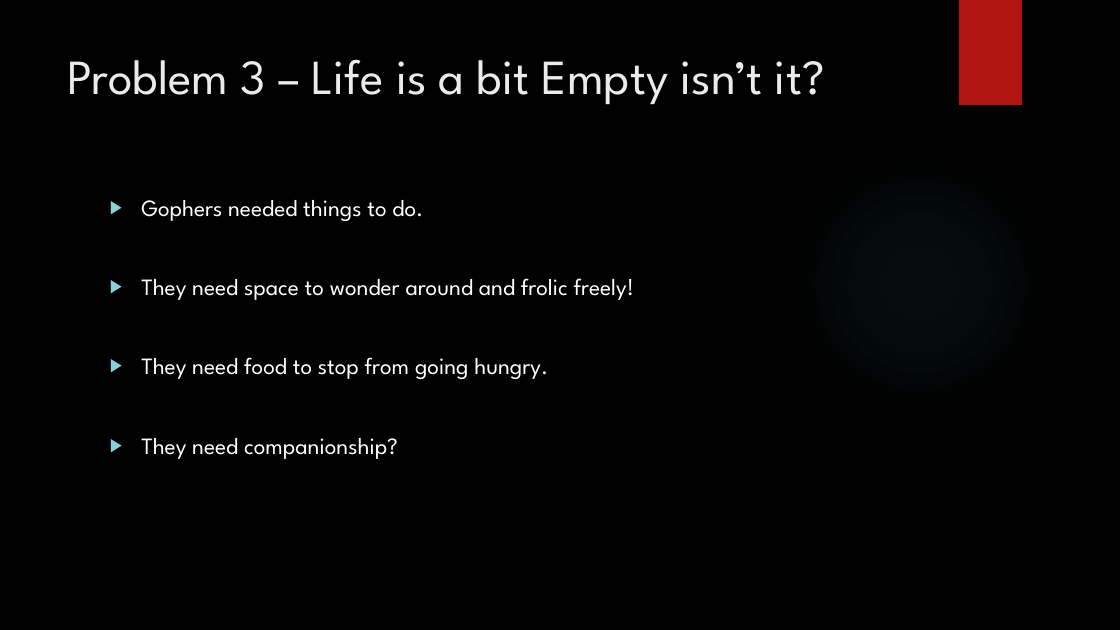
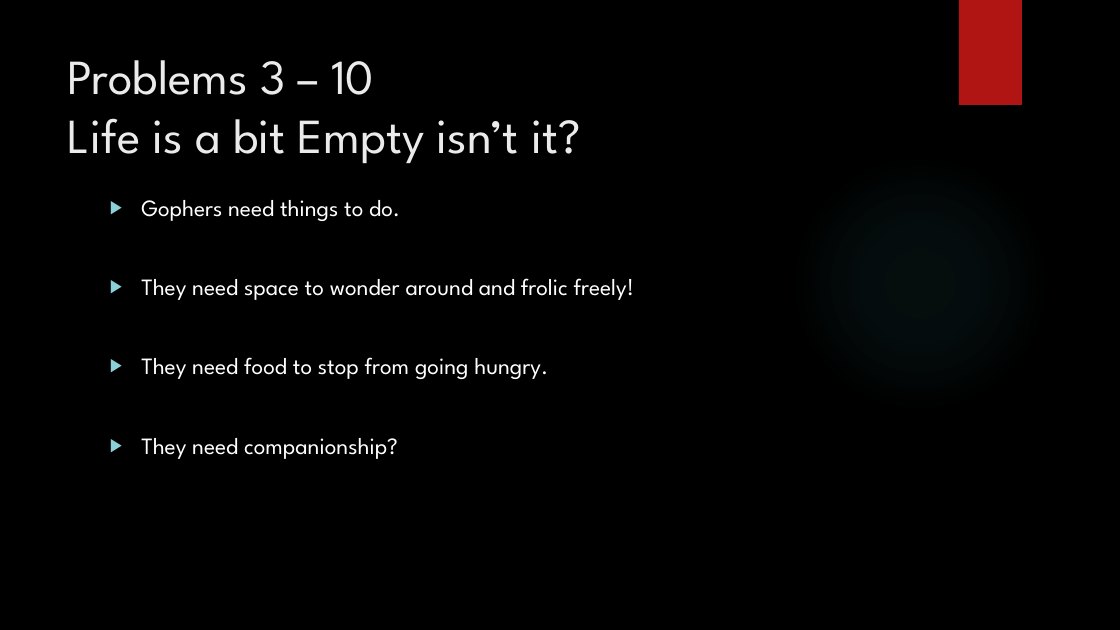
Before and after one commit to jaminologist/GopherLife, a slide deck: slide 16 of GopherLife.pptx. Drawn at 1120x630 pixels with LibreOffice and Linux fonts; fonts in the diff are those of the drawing; background and template pictures are left out. Boxes give left, top, right and bottom in pixels: in the first picture for what was removed or moved away, otherwise in the second. Text is boxed around its words. In the diff, an @@ line names an element or a change of style, - is before the commit and + after.

```diff
--- a/GopherLife.pptx
+++ b/GopherLife.pptx
@@ title at <box>68,60,581,164</box>: text changed @@
-Problem 3 – Life is a bit Empty isn’t it?
+Problems 3 – 10
+Life is a bit Empty isn’t it?
@@ text at <box>141,200,400,221</box>: text changed @@
-▶ Gophers needed things to do.
+▶ Gophers need things to do.
```
Also in this commit, not shown: 1 other slide changed, 7 slides added, 1 slide removed, 8 other files.
